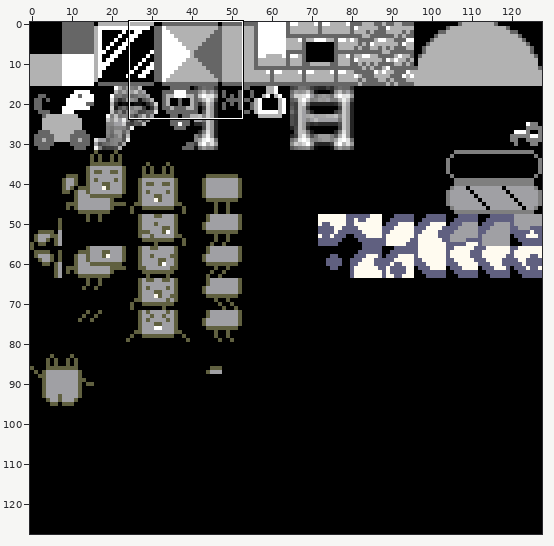
Two versions of one sprite sheet, examples/LuciYFer/assets/bg2.png. The first picture is a wide view before the edit; the outline marks the close-up.
Close-up. The starting point:
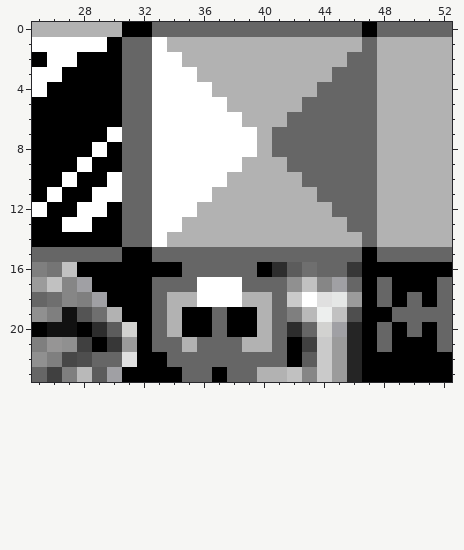
The file is 128x128 pixels. Colours within 5 levels of each other are drawn and written as one. Shown: x 25..52, y 0..23. The commit also changed other parts of the picture, which this record leaves out.
The same view after the edit:
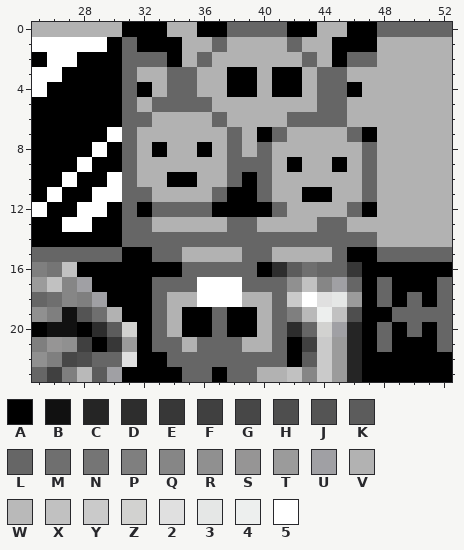
Palette (. is transparent): A #000000  B #111111  C #252525  D #2d2d2d  E #373737  F #404040  G #474747  H #4e4e4e  J #545454  K #5c5c5c  L #666666  M #6f6f6f  N #757575  P #7f7f7f  Q #868686  R #909090  S #969595  T #9b9b9b  U #a0a0a4  V #b2b2b2  W #b9b9b9  X #c1c1c1  Y #cacaca  Z #d2d2d0  2 #e0e0e0  3 #e5e7e6  4 #edefee  5 #ffffff
The exact change:
Changed rows in their new state; - is an unchanged pixel.
first column x 32:
 0 -AVVAA----AAVVA-
 1 AAA--L----L--AAA
 2 -LA-L------L-A--
 3 VVLL--AA-AA-L-VV
 4 AVLLV-AA-AA---AV
 5 VLLLLV-----V--VV
 6 -VVVVLV-------VV
 7 VVVVVVLVA-VVVV-A
 8 VAVVAVLVLVVVVVV-
 9 VVVVVVLLL-AVVAV-
10 VVAAVVLAL--VVVV-
11 -VVVVLAAL--AAVV-
12 ALLLLAAAAL---V-A
13 -VV---LL----LLVV
14 -LLLLLLLLLLLLLL-
15 ---VVVV--VVVV-A-
Where, in picture pixels (left, top, right, bottom), the same in both close-ups:
changed: (137, 22, 377, 262)
